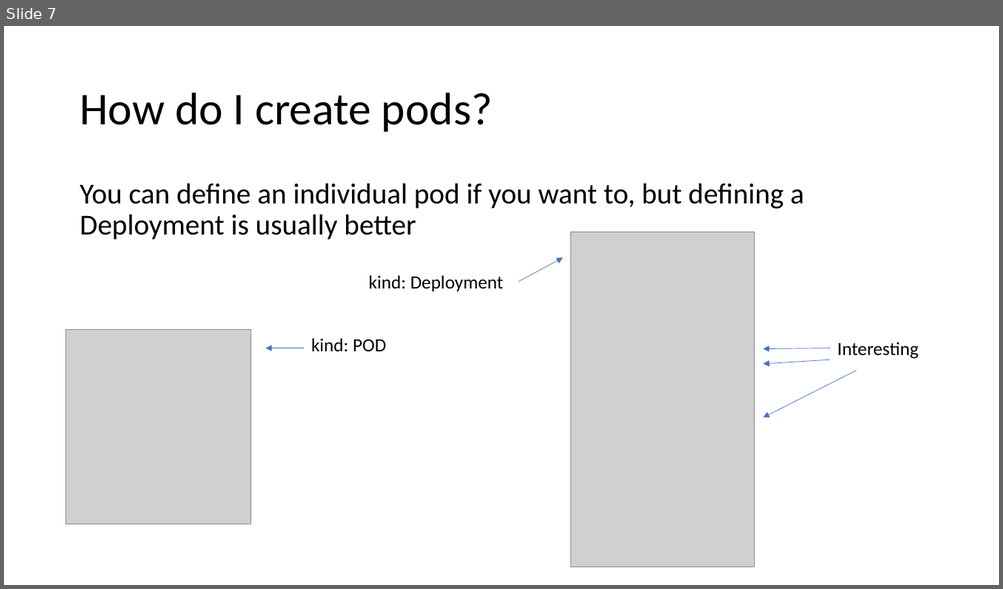
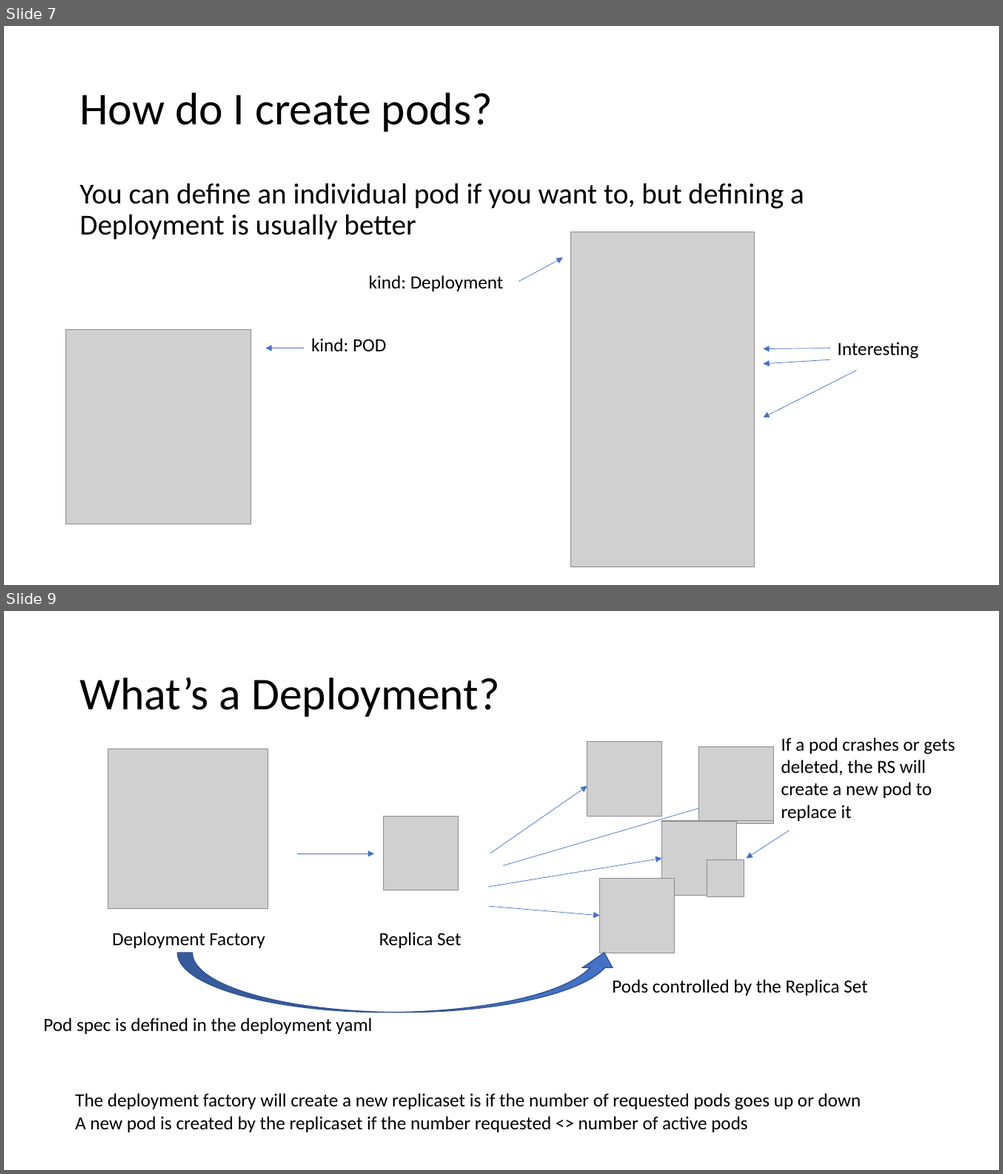
Before and after one commit to Berrydoo/kubernetes-demystified, a slide deck: Kubernetes-v2.pptx. Shown one above the other, each under a label of ours: slide 7 before the commit, slides 7 and 9 after it; the slides between them are not shown. The pictures are 1003x589 and 1003x1174 pixels, drawn with LibreOffice and Linux fonts; fonts in the diff are those of the drawing; grey boxes stand for pictures. Boxes give left, top, right and bottom in pixels: in the first picture for what was removed or moved away, otherwise in the second. Text is boxed around its words. In the diff, an @@ line names an element or a change of style, - is before the commit and + after.

Commit message:
deployments & services

```diff
--- a/Kubernetes-v2.pptx
+++ b/Kubernetes-v2.pptx
@@ slide 9 added at bbox=[4, 611, 999, 1170], background #FFFFFF @@
@@ title added at bbox=[79, 678, 500, 717], 44 pt, text #000000 @@
+What’s a Deployment?
@@ picture added at bbox=[587, 741, 662, 816] @@
@@ text added at bbox=[781, 738, 954, 821], 18 pt, text #000000 @@
+If a pod crashes or gets deleted, the RS will create a new pod to replace it
@@ picture added at bbox=[108, 749, 268, 908] @@
@@ picture added at bbox=[700, 749, 774, 823] @@
@@ picture added at bbox=[700, 747, 774, 821] @@
@@ arrow added from (490, 854) to (587, 786), #4472C4 0.5 pt @@
@@ arrow added from (503, 866) to (707, 806), #4472C4 0.5 pt @@
@@ picture added at bbox=[384, 816, 458, 891] @@
@@ picture added at bbox=[662, 821, 737, 896] @@
@@ arrow added from (789, 830) to (746, 859), #4472C4 0.5 pt @@
@@ arrow added from (297, 854) to (374, 854), #4472C4 0.5 pt @@
@@ arrow added from (488, 887) to (662, 859), #4472C4 0.5 pt @@
@@ picture added at bbox=[707, 860, 744, 897] @@
@@ picture added at bbox=[600, 878, 674, 953] @@
@@ arrow added from (488, 906) to (600, 915), #4472C4 0.5 pt @@
@@ text added at bbox=[112, 932, 264, 948], 18 pt, text #000000 @@
+Deployment Factory
@@ text added at bbox=[379, 932, 461, 948], 18 pt, text #000000 @@
+Replica Set
@@ curved up arrow added at bbox=[177, 953, 619, 1012], fill #4472C4, outline #325491 1 pt @@
@@ text added at bbox=[612, 980, 867, 996], 18 pt, text #000000 @@
+Pods controlled by the Replica Set
@@ text added at bbox=[43, 1018, 372, 1034], 18 pt, text #000000 @@
+Pod spec is defined in the deployment yaml
@@ text added at bbox=[75, 1093, 861, 1133], 18 pt, text #000000 @@
+The deployment factory will create a new replicaset is if the number of requested pods goes up or down
+A new pod is created by the replicaset if the number requested <> number of active pods
```
Also in this commit, not shown: 1 slide changed, 2 other slides added, 2 other files.
